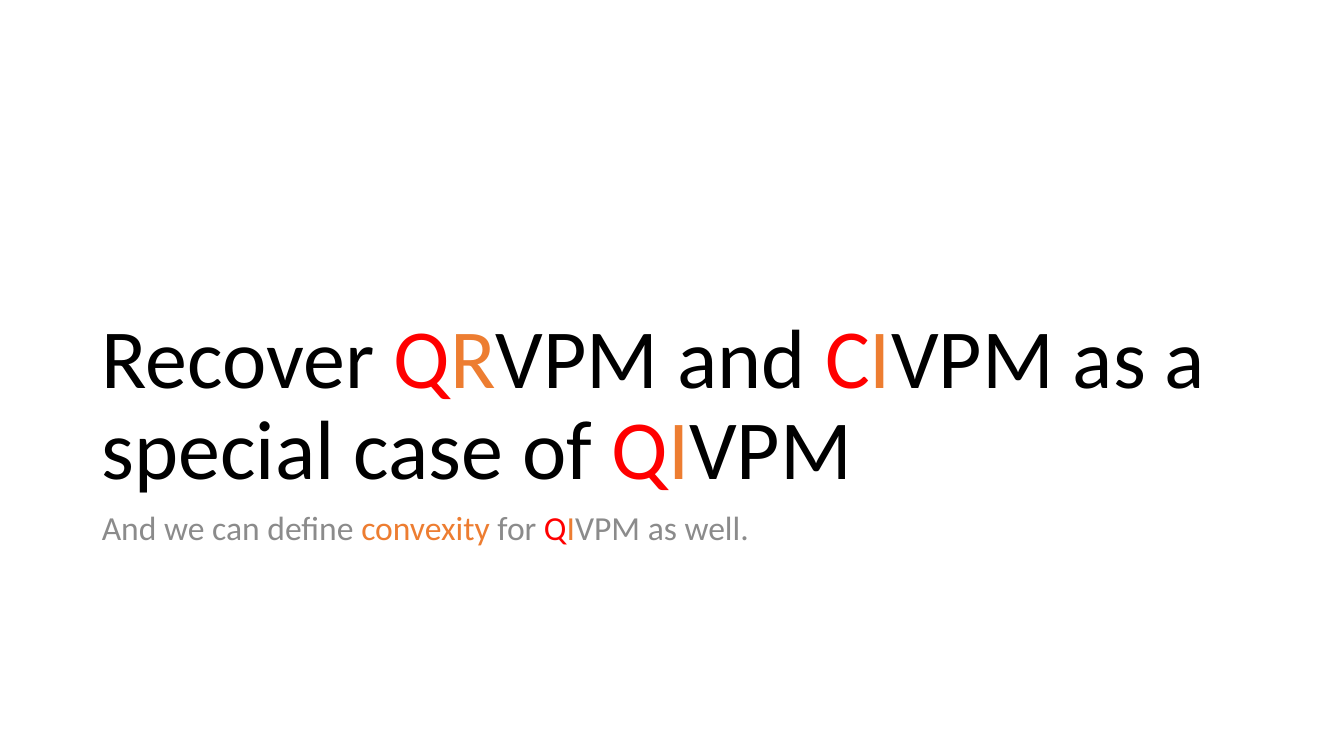
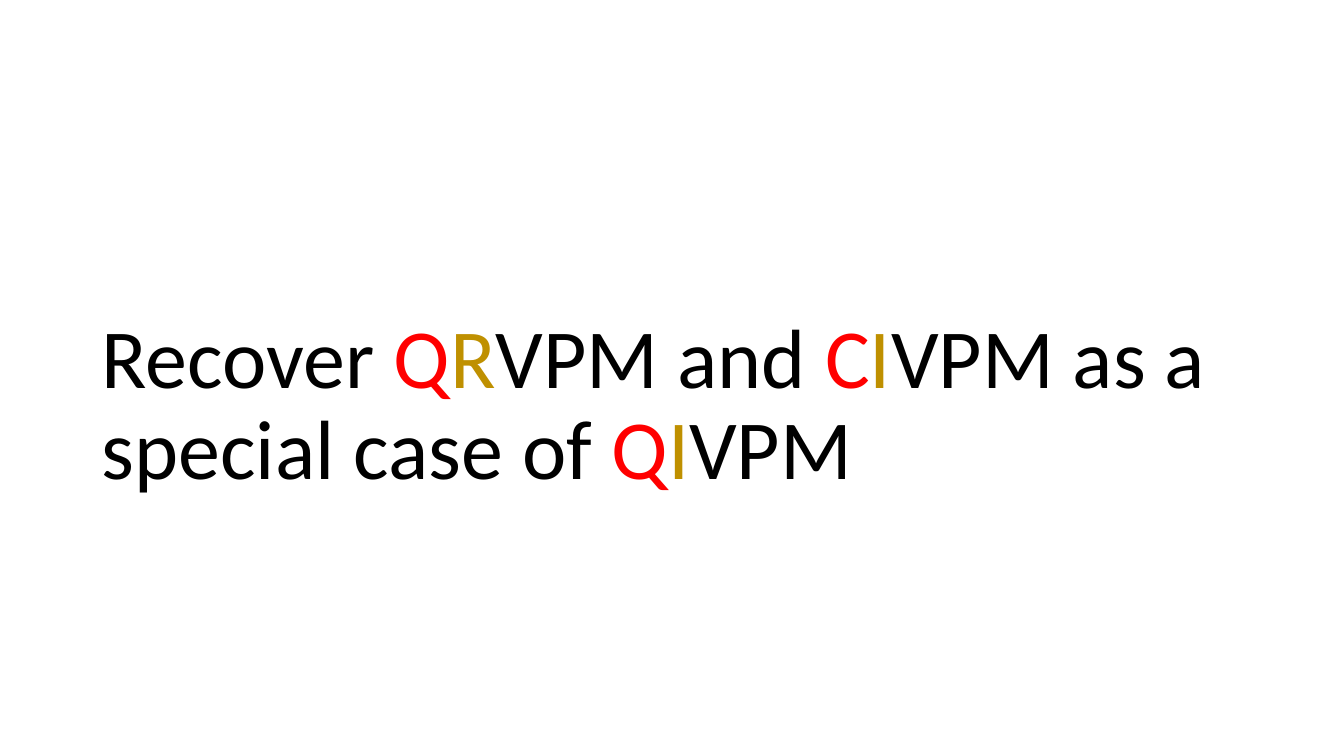
Before and after one commit to yuttai/Contextuality-and-Nonlocality-in-Discrete-Quantum-Theory, a slide deck: slide 9 of prop_short.pptm (slide 11 before the commit). Drawn at 1344x756 pixels with LibreOffice and Linux fonts; fonts in the diff are those of the drawing; grey boxes stand for pictures. Boxes give left, top, right and bottom in pixels: in the first picture for what was removed or moved away, otherwise in the second. Text is boxed around its words. In the diff, an @@ line names an element or a change of style, - is before the commit and + after.

```diff
--- a/prop_short.pptm
+++ b/prop_short.pptm
@@ title "Recover QRVPM and CIVPM as ..." at [102,329,1205,493]: text colour #ED7D31 to #BF9000 in "QRVPM CIVPM QIVPM" @@
@@ text removed at [102,516,749,546] @@
-And we can define convexity for QIVPM as well.
```
Also in this commit, not shown: 13 other slides changed, 1 slide added, 9 slides removed.
